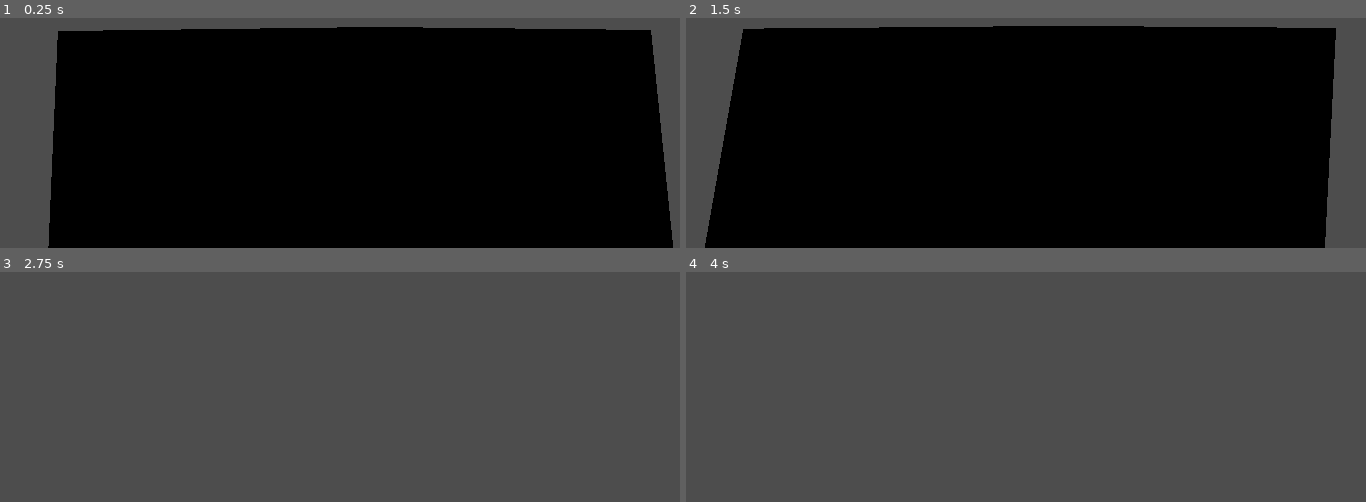
Above: before the commit, frames 1-4 (two rows, left to right).
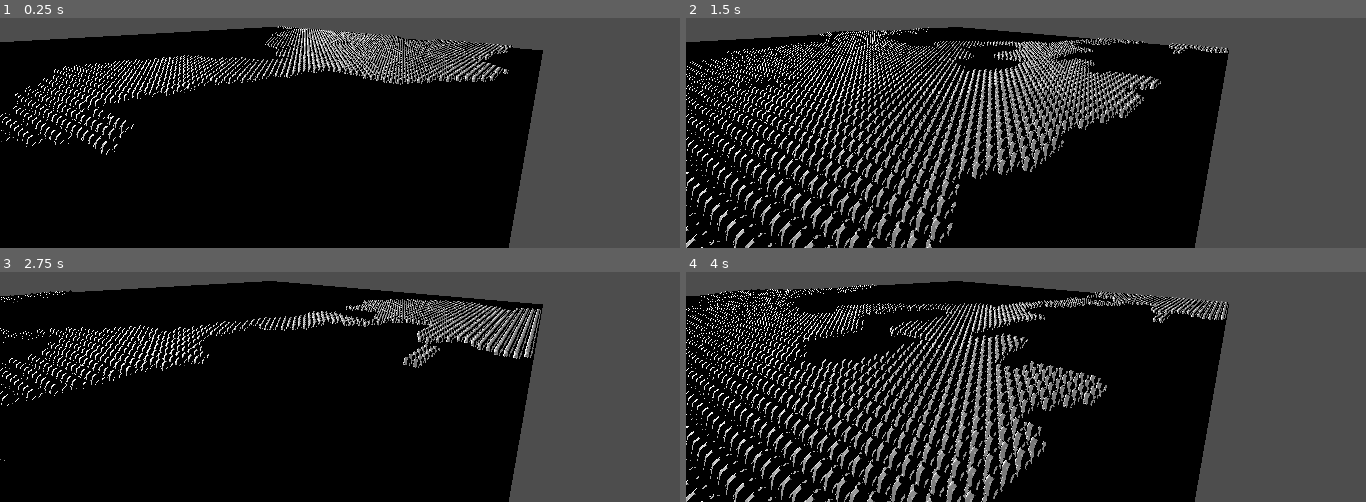
Above: after the commit, the same moments.

Repository: P-Seminar-Pindl/Dominik-Rasmus
Game: Godot game, scene res://scenes/Game.tscn
The game is run twice, just before and just after one commit, with the same random seed, the same clock (stepped at 60 frames per second) and the same inputs.
Inputs:
- Up to frame 1 (0.25 s): no input
- Up to frame 2 (1.5 s): tap Enter (ui_accept) at 0.5, 0.77 s; hold Right (ui_right) 0.53-1.28 s; hold Down (ui_down) from 1.28 s (still down)
- Up to frame 3 (2.75 s): tap Enter (ui_accept) at 1.52 s; release Down (ui_down) at 2.03 s; hold Right (ui_right) from 2.03 s (still down)
- Up to frame 4 (4 s): release Right (ui_right) at 2.78 s; hold Up (ui_up) 2.78-3.53 s; tap Enter (ui_accept) at 3.02, 3.5, 3.77 s; hold Left (ui_left) from 3.53 s (still down)

The runs differ from the first frame. In frame 1, 33% of the frame differs, in the area x 0-99%, y 3-100%; in frame 2, 37%; in frame 3, 71%; in frame 4, 71%, in the area x 0-80%, y 3-100%.

Commit message:
world gen infinite

Diff:
--- a/scenes/Game.tscn
+++ b/scenes/Game.tscn
@@ -1,14 +1,8 @@
-[gd_scene load_steps=9 format=3 uid="uid://dynr3kkd2rgd0"]
+[gd_scene load_steps=7 format=3 uid="uid://dynr3kkd2rgd0"]
 
 [ext_resource type="Script" uid="uid://cxwipkxwui70l" path="res://scrips/world_gen.gd" id="1_qbsmt"]
-[ext_resource type="PackedScene" uid="uid://du52k5qaw45hm" path="res://scenes/Player.tscn" id="2_cpr0p"]
+[ext_resource type="ArrayMesh" uid="uid://bfqa5sff3cqk4" path="res://models/stoneLarge.obj" id="2_78awf"]
 [ext_resource type="PackedScene" uid="uid://by0xeadgrsfnh" path="res://scenes/GUI.tscn" id="3_cpr0p"]
-
-[sub_resource type="StandardMaterial3D" id="StandardMaterial3D_wbfu4"]
-albedo_color = Color(0, 1, 1, 1)
-
-[sub_resource type="PlaneMesh" id="PlaneMesh_wbfu4"]
-material = SubResource("StandardMaterial3D_wbfu4")
 
 [sub_resource type="StandardMaterial3D" id="StandardMaterial3D_xkndl"]
 albedo_color = Color(0.07963706, 0.42761055, 9.62615e-08, 1)
@@ -17,13 +11,6 @@
 material = SubResource("StandardMaterial3D_xkndl")
 
 [sub_resource type="MeshLibrary" id="MeshLibrary_wbfu4"]
-item/0/name = "Test"
-item/0/mesh = SubResource("PlaneMesh_wbfu4")
-item/0/mesh_transform = Transform3D(1, 0, 0, 0, 1, 0, 0, 0, 1, 0, 0, 0)
-item/0/mesh_cast_shadow = 1
-item/0/shapes = []
-item/0/navigation_mesh_transform = Transform3D(1, 0, 0, 0, 1, 0, 0, 0, 1, 0, 0, 0)
-item/0/navigation_layers = 1
 item/1/name = ""
 item/1/mesh = SubResource("PlaneMesh_u44n3")
 item/1/mesh_transform = Transform3D(1, 0, 0, 0, 1, 0, 0, 0, 1, 0, 0, 0)
@@ -31,6 +18,13 @@
 item/1/shapes = []
 item/1/navigation_mesh_transform = Transform3D(1, 0, 0, 0, 1, 0, 0, 0, 1, 0, 0, 0)
 item/1/navigation_layers = 1
+item/2/name = "StoneLarge"
+item/2/mesh = ExtResource("2_78awf")
+item/2/mesh_transform = Transform3D(1, 0, 0, 0, 1, 0, 0, 0, 1, 0, 0, 0)
+item/2/mesh_cast_shadow = 1
+item/2/shapes = []
+item/2/navigation_mesh_transform = Transform3D(1, 0, 0, 0, 1, 0, 0, 0, 1, 0, 0, 0)
+item/2/navigation_layers = 1
 
 [node name="Game" type="Node3D"]
 script = ExtResource("1_qbsmt")
@@ -39,7 +33,11 @@
 mesh_library = SubResource("MeshLibrary_wbfu4")
 metadata/_editor_floor_ = Vector3(0, 4, 0)
 
-[node name="Player" parent="." instance=ExtResource("2_cpr0p")]
-transform = Transform3D(-0.75920326, 0, -0.6508537, 0, 1, 0, 0.6508537, 0, -0.75920326, 4.612299, 34.34149, 2.9576845)
+[node name="Gui" parent="." instance=ExtResource("3_cpr0p")]
 
-[node name="Gui" parent="." instance=ExtResource("3_cpr0p")]
+[node name="Camera3D" type="Camera3D" parent="."]
+transform = Transform3D(-0.45724636, -0.037343934, 0.88855577, 0.03116657, 0.9978314, 0.057974704, -0.8887937, 0.054201946, -0.45509088, 164.86703, 20.783539, 0)
+
+[node name="DirectionalLight3D" type="DirectionalLight3D" parent="."]
+transform = Transform3D(1, 0, 0, 0, 1, 0, 0, 0, 1, 0, 99.31196, 0)
+light_energy = 3.666
--- a/scrips/world_gen.gd
+++ b/scrips/world_gen.gd
@@ -2,27 +2,43 @@
 @onready var map = $GridMap
 @onready var cell_pos = Vector3i(0,0,0)
 @onready var noise = FastNoiseLite.new()
-
+var move = Vector2i(0,0)
+var mapSize= Vector2i(100,100)
 # Called when the node enters the scene tree for the first time.
 func _ready() -> void:
-	generate_map(1000,1000)
+	generate_map(mapSize.x,mapSize.y, move.x,move.y)
+	pass # Replace with function body.
 
-	pass # Replace with function body.
-func generate_map(with: int, height: int):
-	noise.get_image(with,height,)
+func generate_map(with: int, height: int, movx,movy):
+	noise.get_image(with,height)
+	noise.offset.x = movx
 	for x in range(1,with):
 		for i in range(1,height):
 			cell_pos = Vector3i(x,0,i)
 			if noise.get_noise_2d(x,i) < 0.2:
-				map.set_cell_item(cell_pos,0)
+				map.set_cell_item(cell_pos,1)
 			else:
-				map.set_cell_item(cell_pos,1)
+				map.set_cell_item(cell_pos,2)
 
-# func remove_map():
+func remove_map():
+	map.clear()
 
 
 
 # Called every frame. 'delta' is the elapsed time since the previous frame.
 func _process(delta: float) -> void:
+	var dir = Input.get_axis("ui_left","ui_right")
+	print(dir)
+	if dir >= 0:
+		move.x -=1
+		print(move.x)
+		remove_map()
+		generate_map(mapSize.x,mapSize.y,move.x,move.y)
+	if dir <= 0:
+		move.x +=1
+		print(move.x)
+		remove_map()
+		generate_map(mapSize.x,mapSize.y,move.x,move.y)
+
 
 	pass
Not shown, added: models/stoneLarge.blend.import
Not shown, added: models/stoneLarge.obj.import
